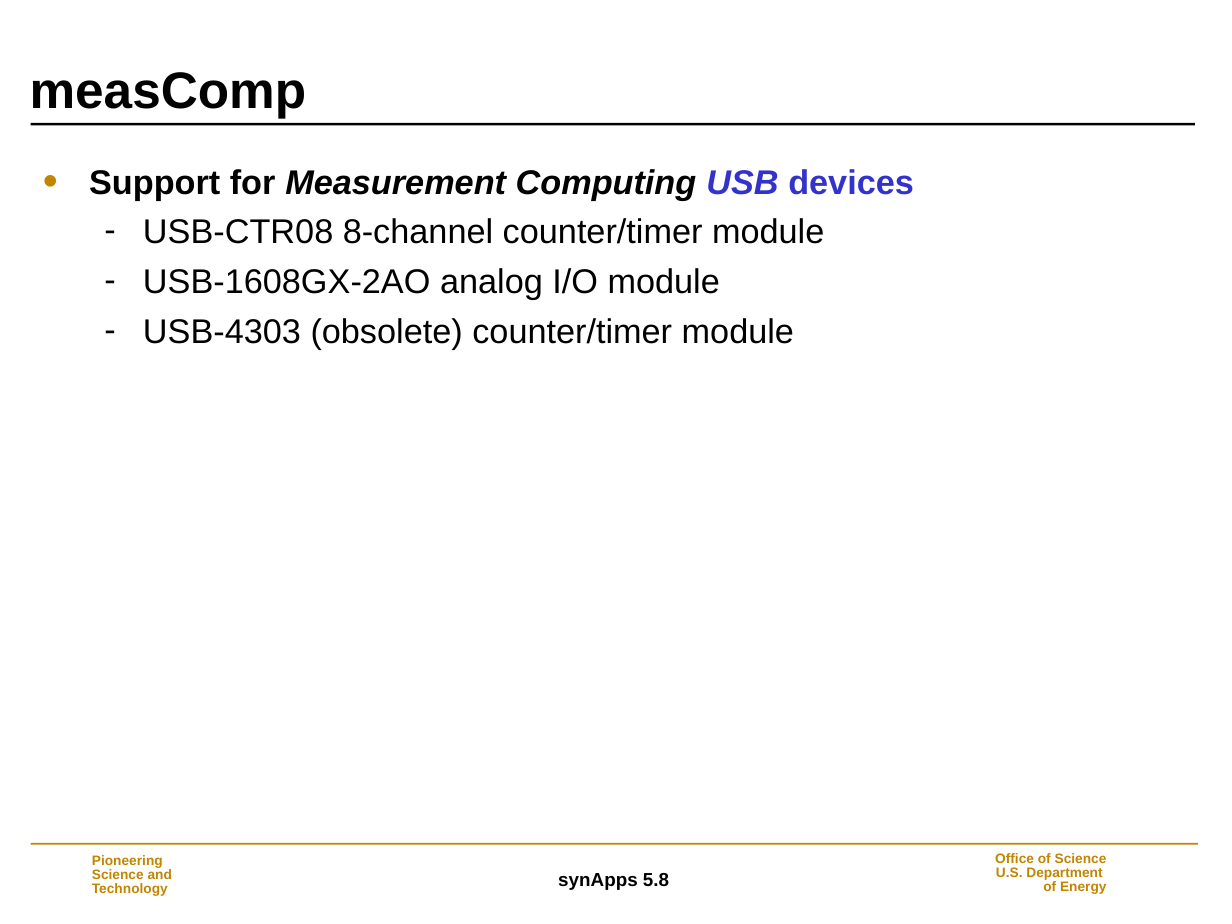
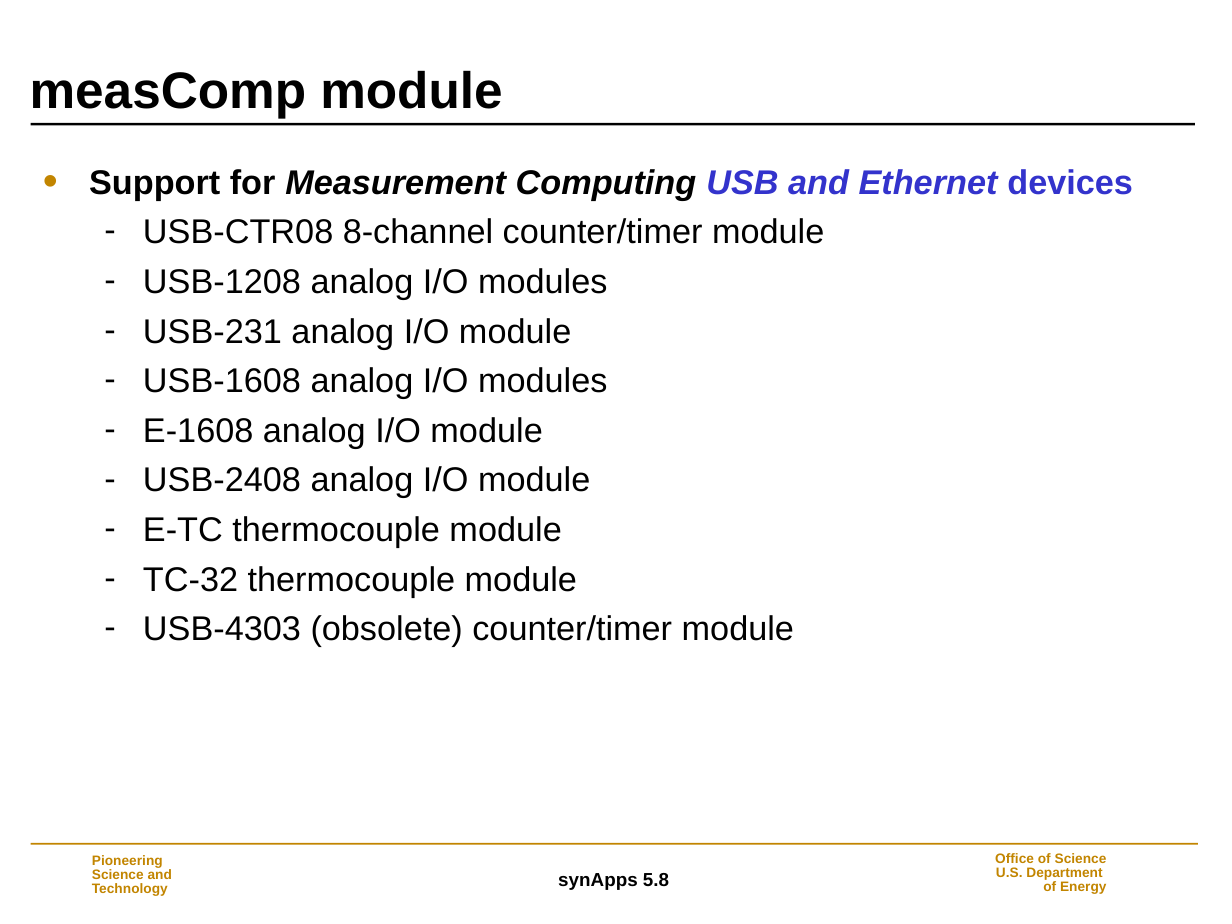
Before and after one commit to EPICS-synApps/support, a slide deck: slide 23 of documentation/IntroToSynApps.ppt (slide 26 before the commit). Drawn at 1232x924 pixels with LibreOffice and Linux fonts; fonts in the diff are those of the drawing; background and template pictures are left out. Boxes give left, top, right and bottom in pixels: in the first picture for what was removed or moved away, otherwise in the second. Text is boxed around its words. In the diff, an @@ line names an element or a change of style, - is before the commit and + after.

```diff
--- a/documentation/IntroToSynApps.ppt
+++ b/documentation/IntroToSynApps.ppt
@@ title at [30,70,502,118]: text changed @@
-measComp
+measComp module
@@ text at [89,169,1133,200]: text changed @@
-• Support for Measurement Computing USB devices
+• Support for Measurement Computing USB and Ethernet devices
@@ text at [143,268,607,597]: text changed @@
-  – USB-1608GX-2AO analog I/O module
+  – USB-1208 analog I/O modules
+  – USB-231 analog I/O module
+  – USB-1608 analog I/O modules
+  – E-1608 analog I/O module
+  – USB-2408 analog I/O module
+  – E-TC thermocouple module
+  – TC-32 thermocouple module
```
Also in this commit, not shown: 42 other slides changed, 5 slides removed.
